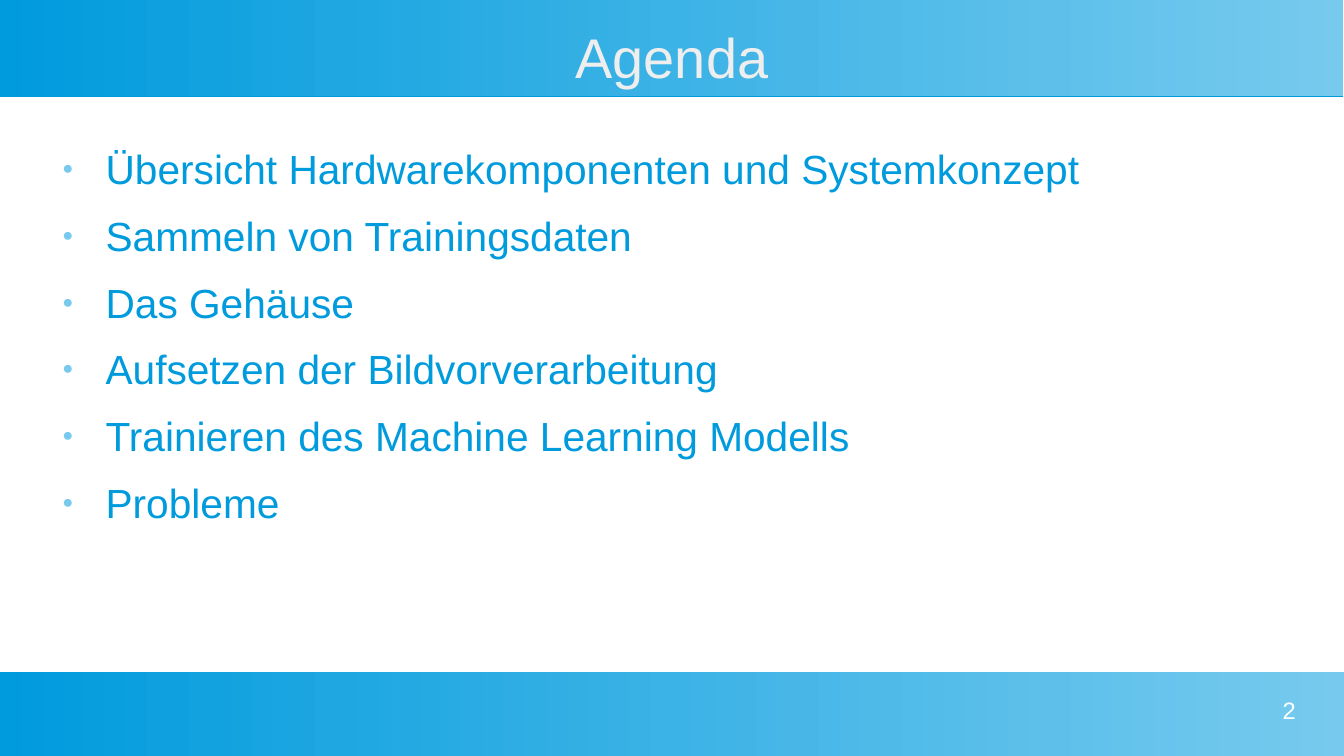
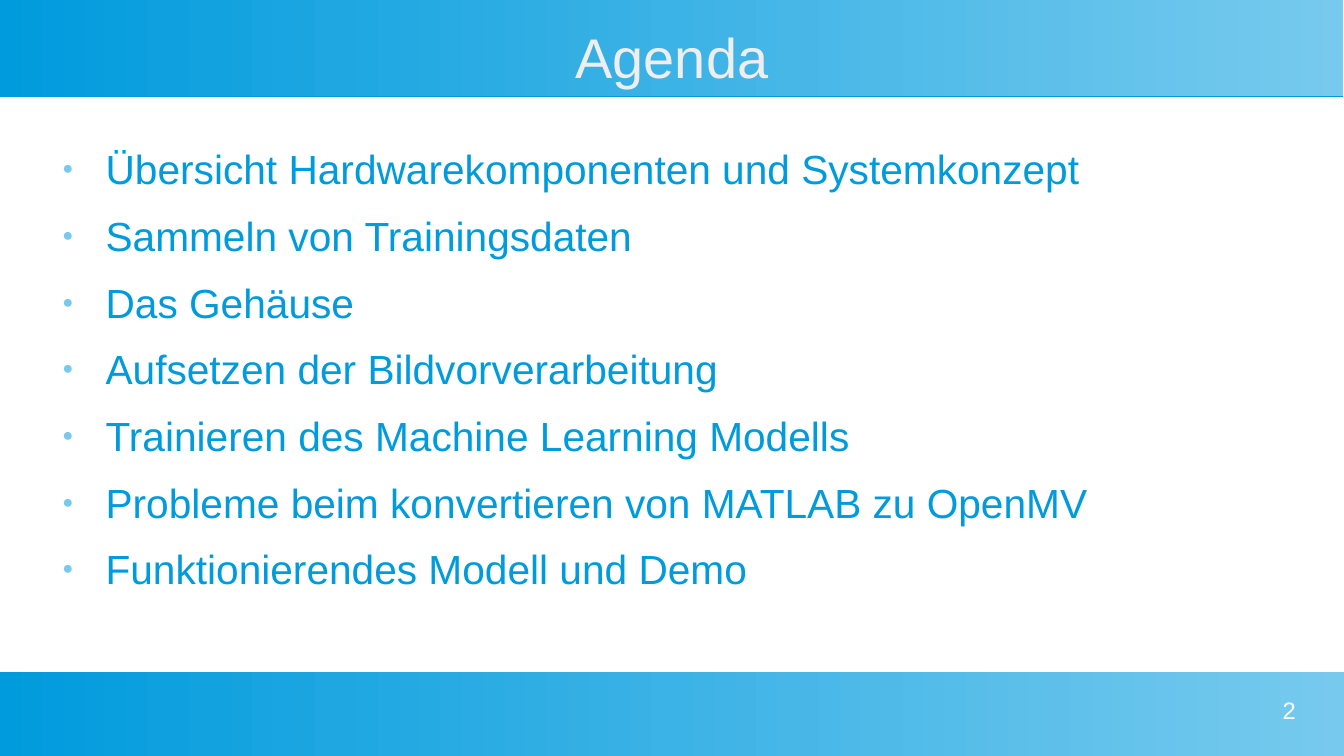
Before and after one commit to Commander-Philip/the-machine-learning-brick, a slide deck: slide 2 of docs/Präsentation Philip.odp. Drawn at 1344x756 pixels with LibreOffice and Linux fonts; fonts in the diff are those of the drawing. Boxes give left, top, right and bottom in pixels: in the first picture for what was removed or moved away, otherwise in the second. Text is boxed around its words. In the diff, an @@ line names an element or a change of style, - is before the commit and + after.

```diff
--- a/docs/Präsentation Philip.odp
+++ b/docs/Präsentation Philip.odp
@@ text at bbox=[106, 488, 1087, 585]: text changed @@
-● Probleme
+● Probleme beim konvertieren von MATLAB zu OpenMV
+● Funktionierendes Modell und Demo
```
Also in this commit, not shown: 2 other slides changed, 4 slides added, 1 other file.
